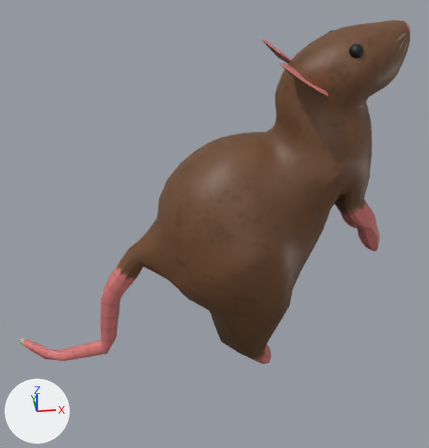
Two versions of the Blender file ProyectoRata/Codificacion/Proyecto Rata/Assets/Prefab/Personajes/RataV1/rata_salto.blend, one commit apart.
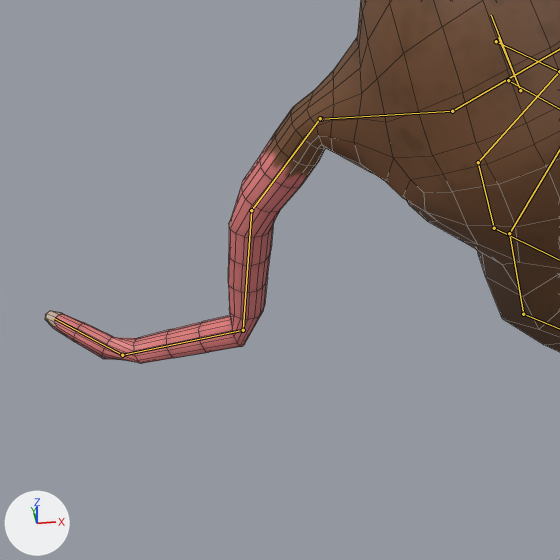
Old and new are each drawn whole from a camera (50 mm lens) standing at (7.59, -7.49, 5.64) and looking at (8.64, 0.12, 1.07) and again close up on the part from 0% to 57% of the width and 45% to 100% of the height. Arrows for +X, +Y and +Z are at lower left; the lights stay in place. Both versions are drawn at frame 10 of the action 'metarigAction'; the numbers are the values there. The bones that bend it are drawn over the model as lines in the close-ups. The close-ups show mesh edges as thin lines.
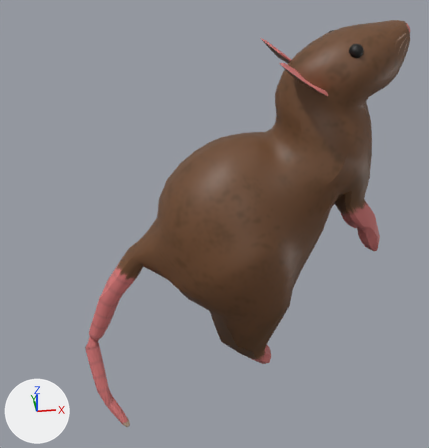
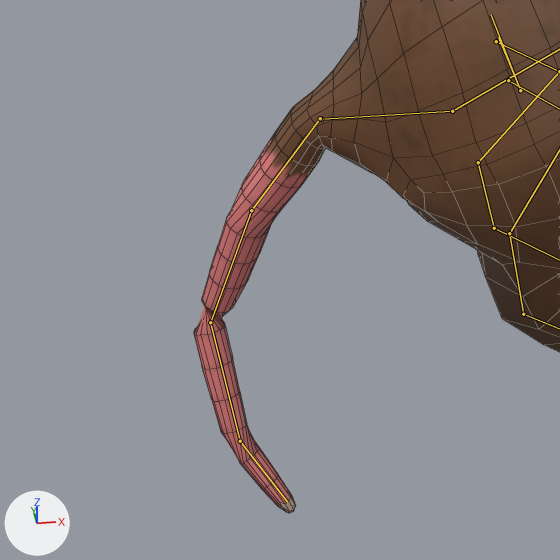
What differs and where, as boxes (x1, y1, x2, y2) in the close-ups (560 x 560 px):
'Cube', posed
    before: (45, 0, 560, 363)
    after: (194, 0, 560, 513)
bone 'Cola2', root to tip
    before: (251, 210) to (243, 330)
    after: (251, 210) to (210, 322)
bone 'Cola3', root to tip
    before: (243, 330) to (122, 355)
    after: (210, 322) to (240, 441)
bone 'Cola4', root to tip
    before: (122, 355) to (54, 318)
    after: (240, 441) to (287, 502)

What the commit changed:
Bone 'Cola2' (bone_cola2) turns from (-28, 15, -11) to (-17, 27, -13) degrees about its own x, y and z.
Bone 'Cola3' (bone_cola3) turns from (64, -2, 18) to (60, -134, -42) degrees about its own x, y and z.
Bone 'Cola4' (bone_cola4) turns from (50, 34, 28) to (18, 55, 40) degrees about its own x, y and z.
